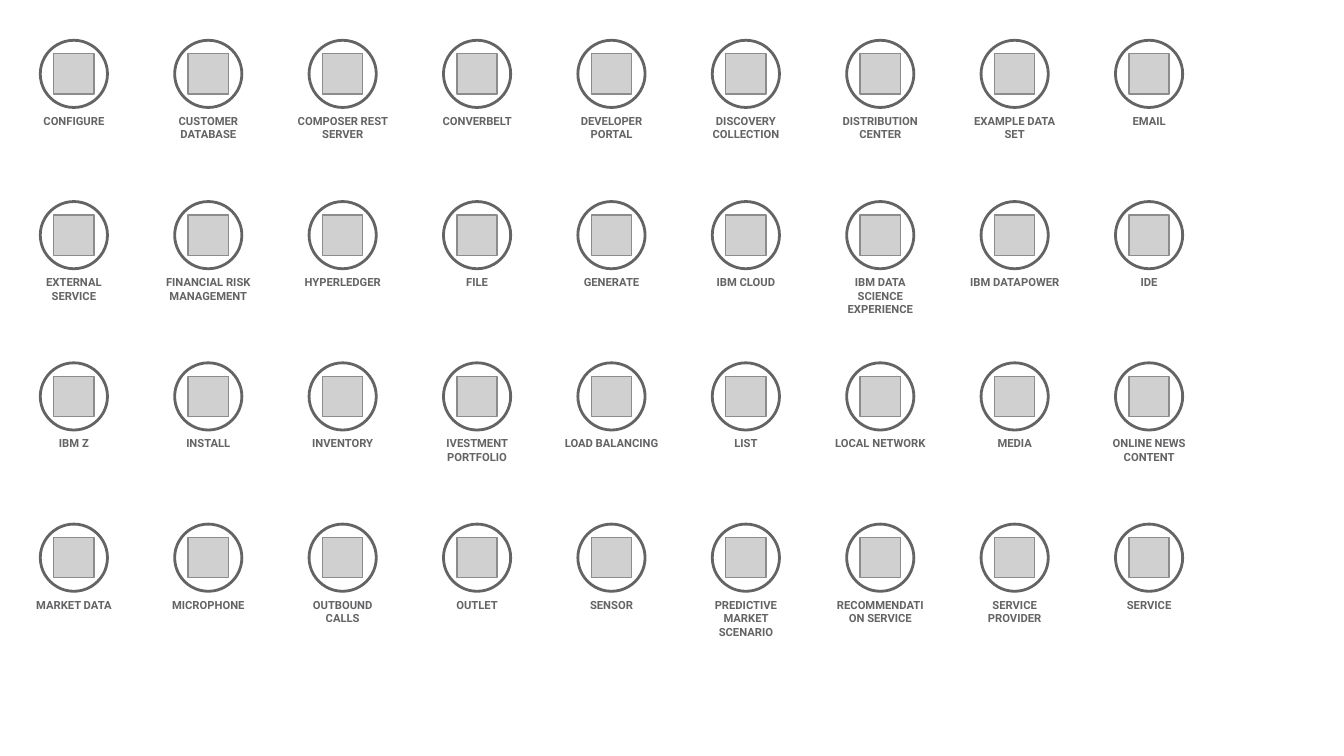
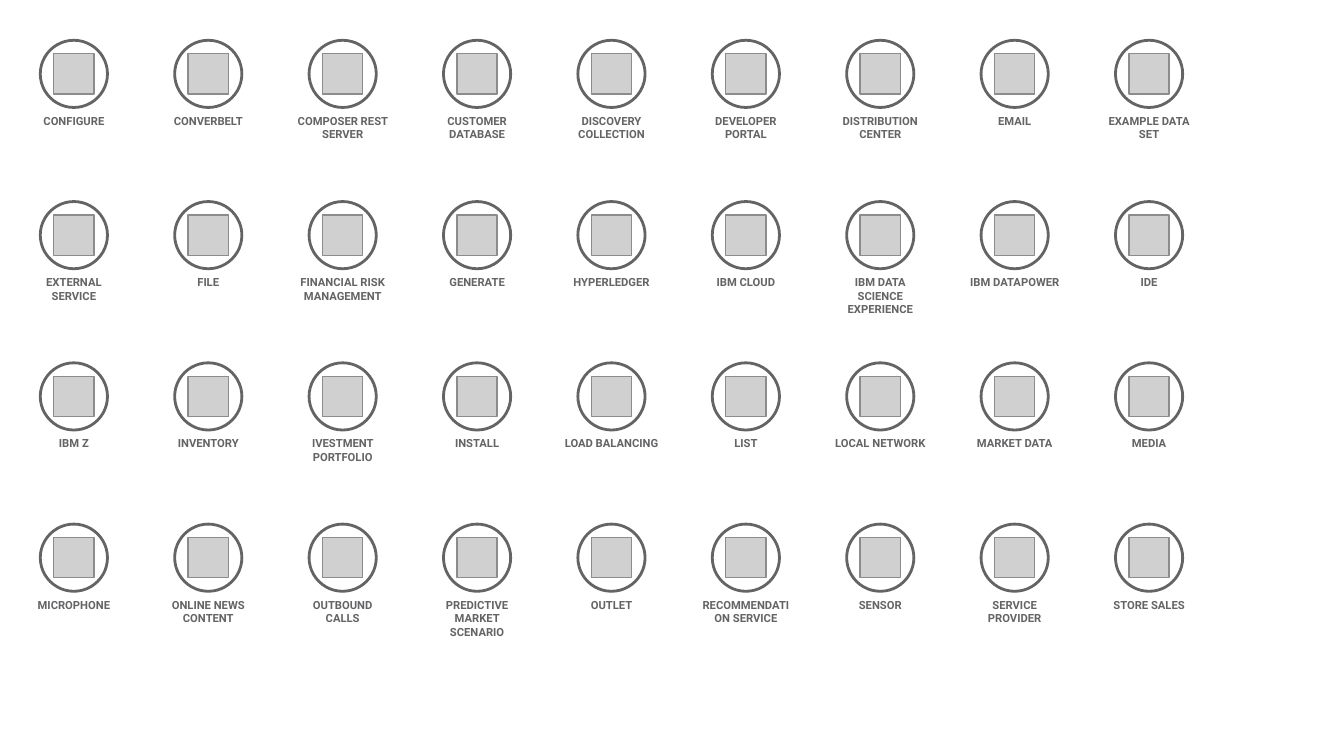
Before and after one commit to l2fprod/myarchitecture, a slide deck: slide 11 of mycatalog-architecture-diagram-template.pptx. Drawn at 1344x756 pixels with LibreOffice and Linux fonts; fonts in the diff are those of the drawing; grey boxes stand for pictures. Boxes give left, top, right and bottom in pixels: in the first picture for what was removed or moved away, otherwise in the second. Text is boxed around its words. In the diff, an @@ line names an element or a change of style, - is before the commit and + after.

```diff
--- a/mycatalog-architecture-diagram-template.pptx
+++ b/mycatalog-architecture-diagram-template.pptx
@@ text at [174, 117, 243, 125]: text changed @@
-CUSTOMER DATABASE
+CONVERBELT
@@ text at [447, 117, 506, 138]: text changed @@
-CONVERBELT
+CUSTOMER DATABASE
@@ text "FILE": place and size @@
-text "FILE" at [466, 278, 488, 286]
+text "FILE" at [197, 278, 219, 286]
@@ text "MARKET DATA": place and size @@
-text "MARKET DATA" at [36, 601, 112, 609]
+text "MARKET DATA" at [977, 439, 1053, 447]
@@ text "ONLINE NEWS CONTENT": place and size @@
-text "ONLINE NEWS CONTENT" at [1113, 439, 1186, 461]
+text "ONLINE NEWS CONTENT" at [172, 601, 245, 622]
@@ text "PREDICTIVE MARKET SCENARIO": place and size @@
-text "PREDICTIVE MARKET SCENARIO" at [715, 601, 777, 636]
+text "PREDICTIVE MARKET SCENARIO" at [446, 601, 508, 636]
@@ 5 texts: place and size @@
-5 texts at [166, 117, 1055, 609]
+5 texts at [300, 117, 1190, 609]
@@ 7 texts: place and size @@
-7 texts at [172, 117, 1166, 622]
+7 texts at [38, 117, 1031, 622]
@@ 3 texts: place and size @@
-3 texts at [186, 278, 633, 609]
+3 texts at [455, 278, 902, 609]
@@ text at [1113, 601, 1185, 609]: text changed @@
-SERVICE
+STORE SALES
```
Also in this commit, not shown: 12 other slides changed, 1 slide added, 1 slide removed.
